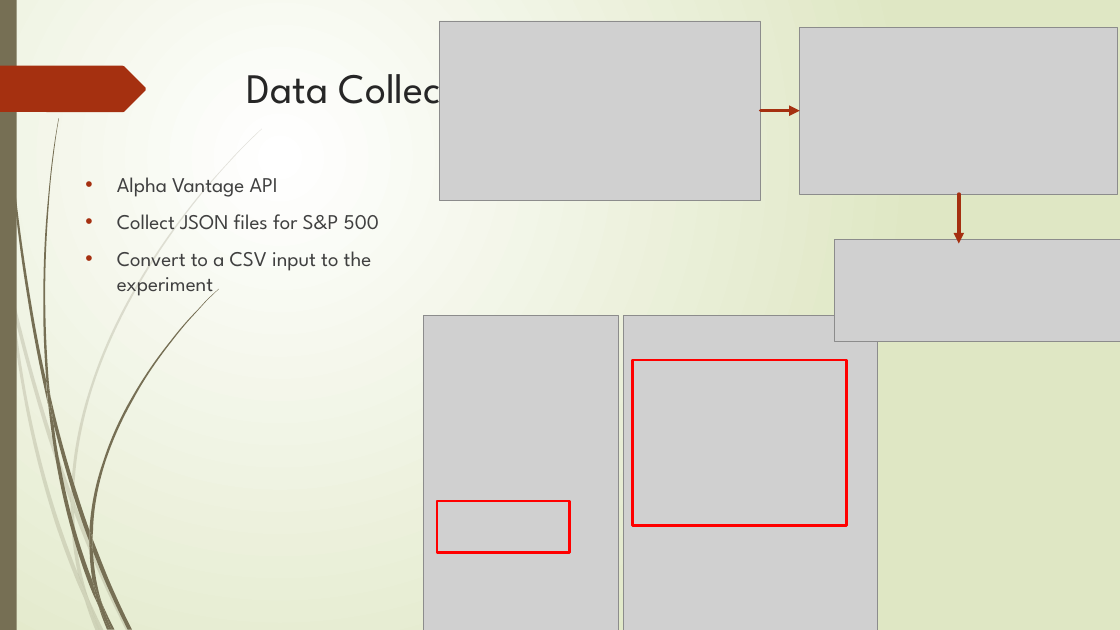
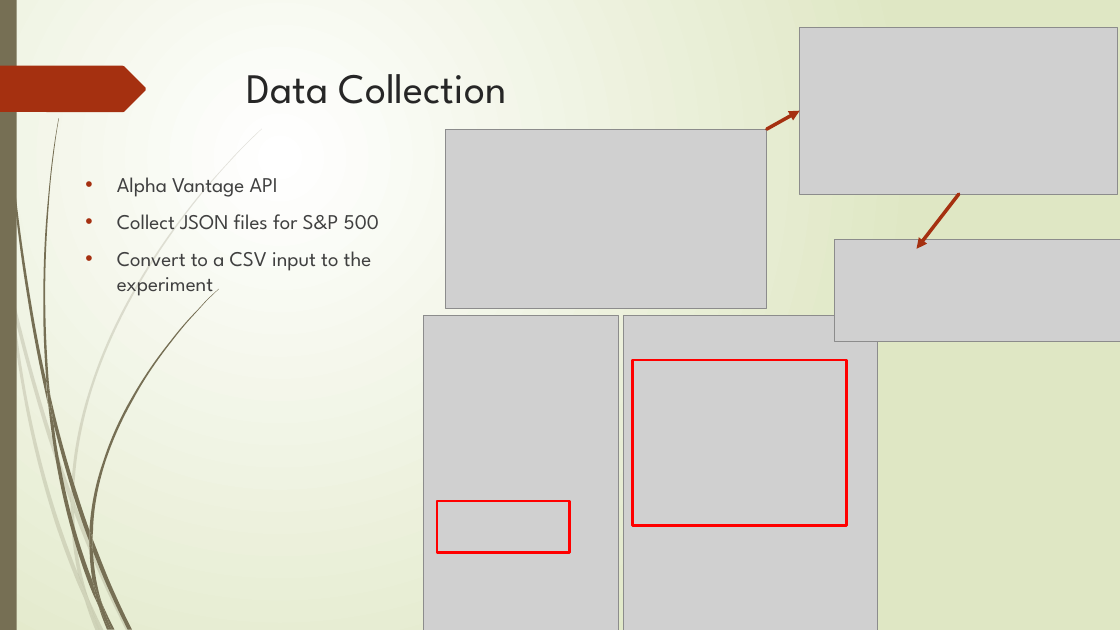
Before and after one commit to jm0rt1/value-investing-data-mining, a slide deck: slide 5 of docs/assignments/final paper/James_Mortensen_Final_Presentation.pptx (slide 6 before the commit). Drawn at 1120x630 pixels with LibreOffice and Linux fonts; fonts in the diff are those of the drawing; grey boxes stand for pictures. Boxes give left, top, right and bottom in pixels: in the first picture for what was removed or moved away, otherwise in the second. Text is boxed around its words. In the diff, an @@ line names an element or a change of style, - is before the commit and + after.

```diff
--- a/docs/assignments/final paper/James_Mortensen_Final_Presentation.pptx
+++ b/docs/assignments/final paper/James_Mortensen_Final_Presentation.pptx
@@ arrow moved from (761, 111) - (800, 111) to (767, 129) - (800, 111) @@
@@ picture moved from (x1=439, y1=21, x2=761, y2=201) to (x1=445, y1=129, x2=767, y2=309) @@
@@ arrow moved from (959, 194) - (959, 244) to (959, 194) - (917, 249) @@
```
Also in this commit, not shown: 5 other slides changed, 2 other files.
